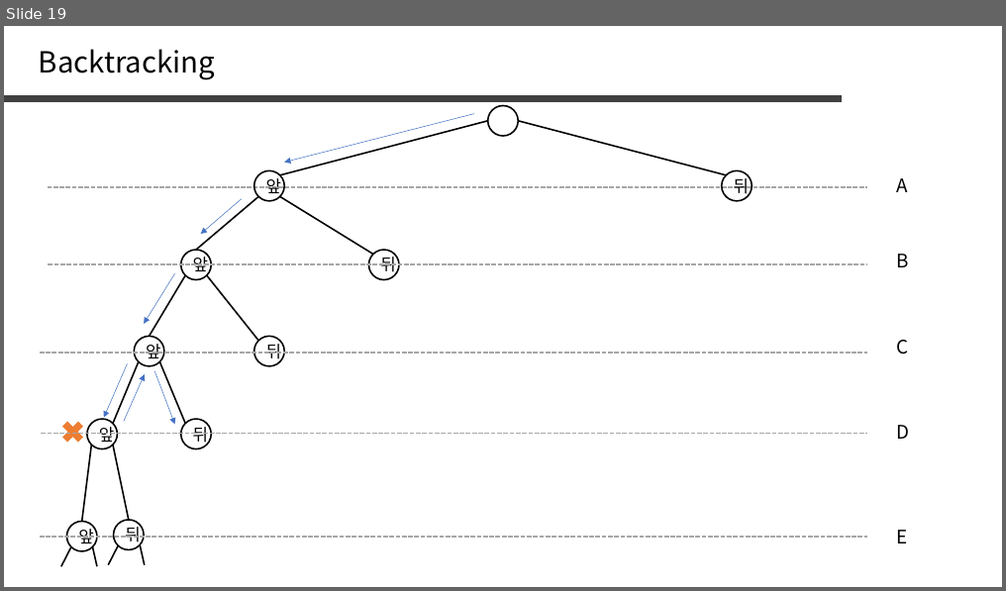
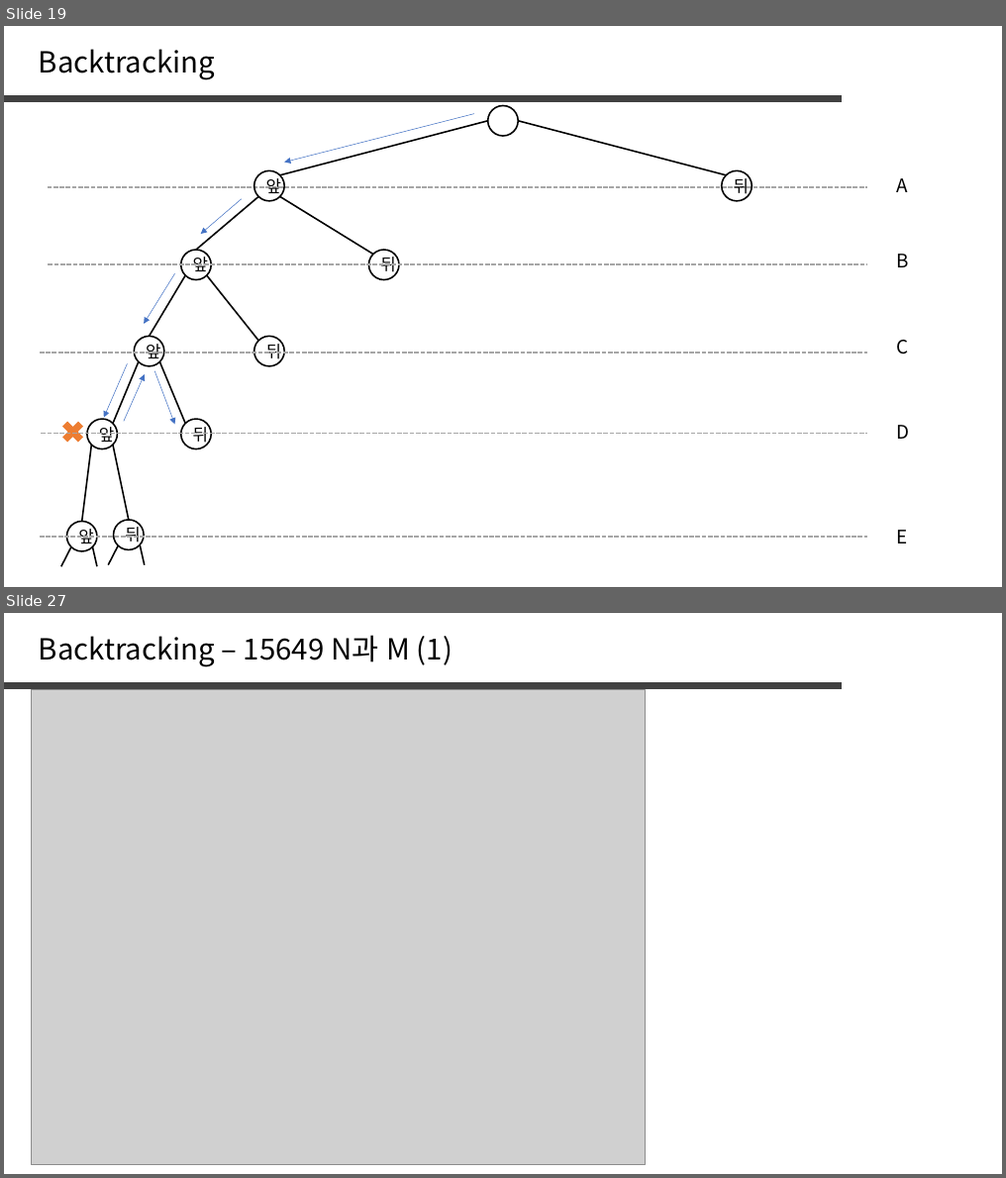
Before and after one commit to jaehoo1/PS-study, a slide deck: study/11_Recursion, Backtracking.pptx. Shown one above the other, each under a label of ours: slide 19 before the commit, slides 19 and 27 after it; the slides between them are not shown. The pictures are 1006x591 and 1006x1178 pixels, drawn with LibreOffice and Linux fonts; fonts in the diff are those of the drawing; grey boxes stand for pictures. Boxes give left, top, right and bottom in pixels: in the first picture for what was removed or moved away, otherwise in the second. Text is boxed around its words. In the diff, an @@ line names an element or a change of style, - is before the commit and + after.

```diff
--- a/study/11_Recursion, Backtracking.pptx
+++ b/study/11_Recursion, Backtracking.pptx
@@ slide 27 added at [4, 613, 1002, 1174], background #FFFFFF @@
@@ text added at [39, 635, 452, 667], 28 pt, text #000000 @@
+Backtracking – 15649 N과 M (1)
@@ line added from (4, 685) to (843, 685), #404040 6 pt @@
@@ picture added at [31, 690, 645, 1165] @@
```
Also in this commit, not shown: 2 slides changed, 10 other slides added, 28 slides removed.
